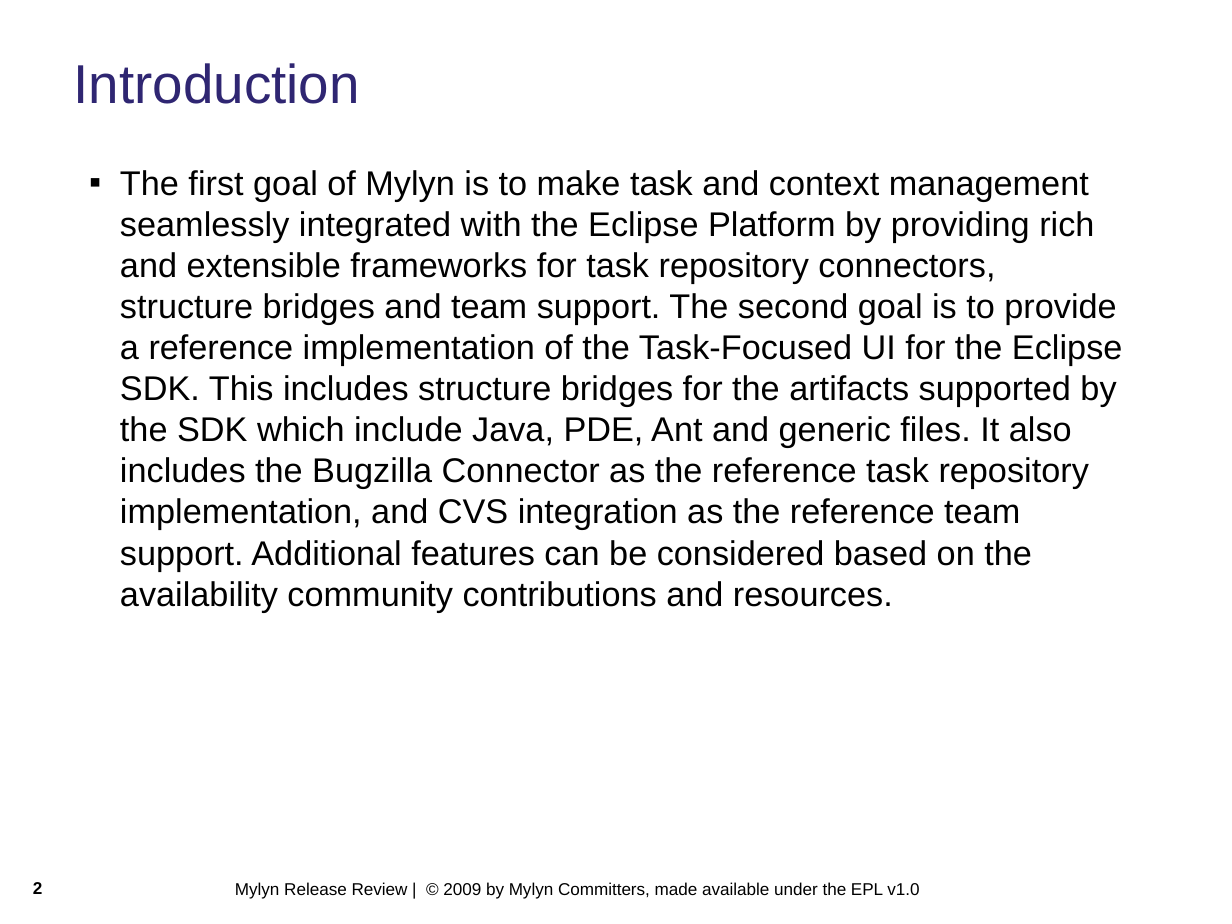
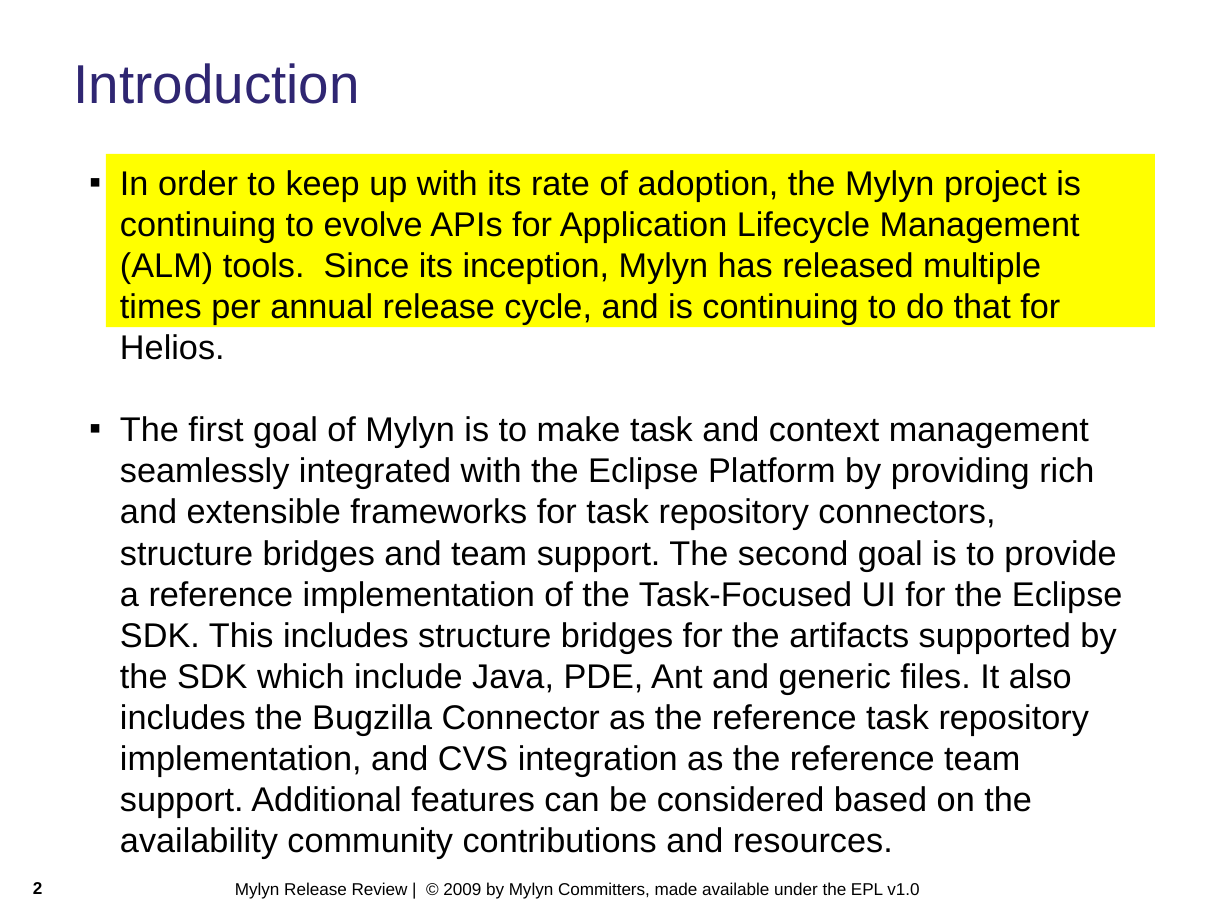
Before and after one commit to eclipse-mylyn/mylyn-website, a slide deck: slide 2 of publications/2009-10-mylyn-3.3-release-review.ppt. Drawn at 1232x924 pixels with LibreOffice and Linux fonts; fonts in the diff are those of the drawing; background and template pictures are left out. Boxes give left, top, right and bottom in pixels: in the first picture for what was removed or moved away, otherwise in the second. Text is boxed around its words. In the diff, an @@ line names an element or a change of style, - is before the commit and + after.

Commit message:
RESOLVED - bug 291394: prepare Mylyn 3.3 release review https://bugs.eclipse.org/bugs/show_bug.cgi?id=291394

```diff
--- a/publications/2009-10-mylyn-3.3-release-review.ppt
+++ b/publications/2009-10-mylyn-3.3-release-review.ppt
@@ rectangle added at (106,154,1156,328), fill #FFFF00 @@
@@ text at (120,170,1081,360): paragraph added @@
+▪ In order to keep up with its rate of adoption, the Mylyn project is continuing to evolve APIs for Application Lifecycle Management (ALM) tools. Since its inception, Mylyn has released multiple times per annual release cycle, and is continuing to do that for Helios.
```
Also in this commit, not shown: 1 other file.
